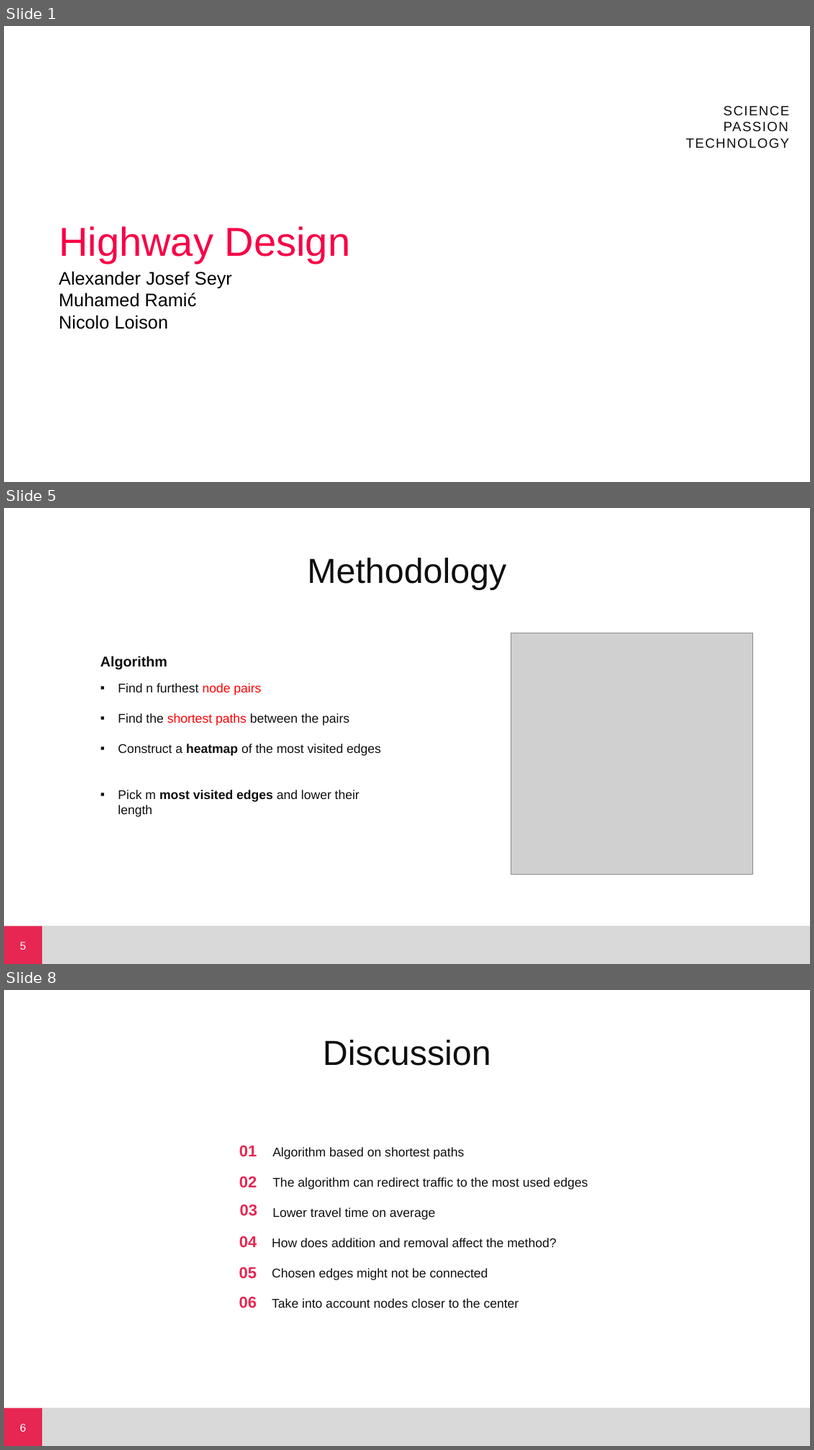
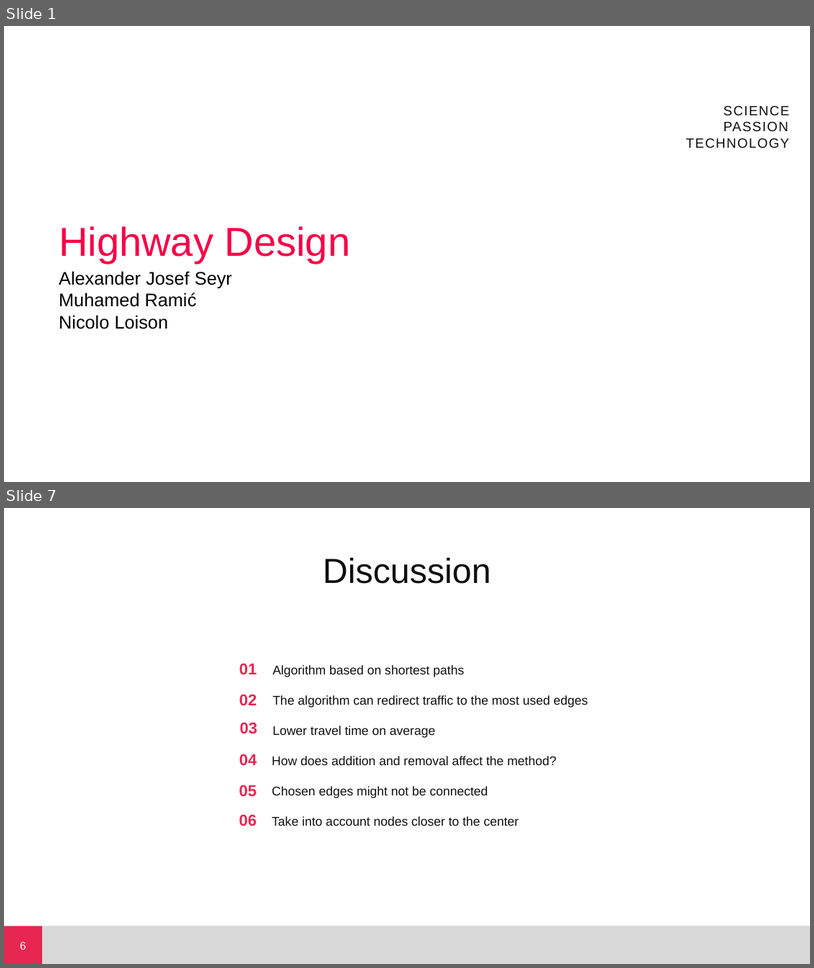
Before and after one commit to zlxxo/NetSci_Project, a slide deck: presentation.pptx. Shown one above the other, each under a label of ours: slides 1, 5 and 8 before the commit, slides 1 and 7 after it; the slides between them are not shown. The pictures are 814x1450 and 814x968 pixels, drawn with LibreOffice and Linux fonts; fonts in the diff are those of the drawing; grey boxes stand for pictures; background and template pictures are left out. Boxes give left, top, right and bottom in pixels: in the first picture for what was removed or moved away, otherwise in the second. Text is boxed around its words. In the diff, an @@ line names an element or a change of style, - is before the commit and + after.

Commit message:
format presentation, extend methodology

```diff
--- a/presentation.pptx
+++ b/presentation.pptx
@@ slide 5 removed at (x1=4, y1=508, x2=810, y2=964), background #FFFFFF; not listed: 2 template elements that a slide beside it also shows @@
@@ title removed at (x1=307, y1=558, x2=507, y2=590) @@
-Methodology
@@ picture removed at (x1=511, y1=633, x2=753, y2=875) @@
@@ text removed at (x1=100, y1=656, x2=167, y2=669) @@
-Algorithm
@@ text removed at (x1=118, y1=683, x2=261, y2=695) @@
-▪ Find n furthest node pairs
@@ text removed at (x1=118, y1=713, x2=350, y2=725) @@
-▪ Find the shortest paths between the pairs
@@ text removed at (x1=118, y1=743, x2=381, y2=756) @@
-▪ Construct a heatmap of the most visited edges
@@ text removed at (x1=118, y1=790, x2=360, y2=817) @@
-▪ Pick m most visited edges and lower their length
@@ page number removed at (x1=20, y1=941, x2=26, y2=949) @@
-5
@@ what was slide 8 is now slide 7 @@
```
Also in this commit, not shown: 5 slides changed.
